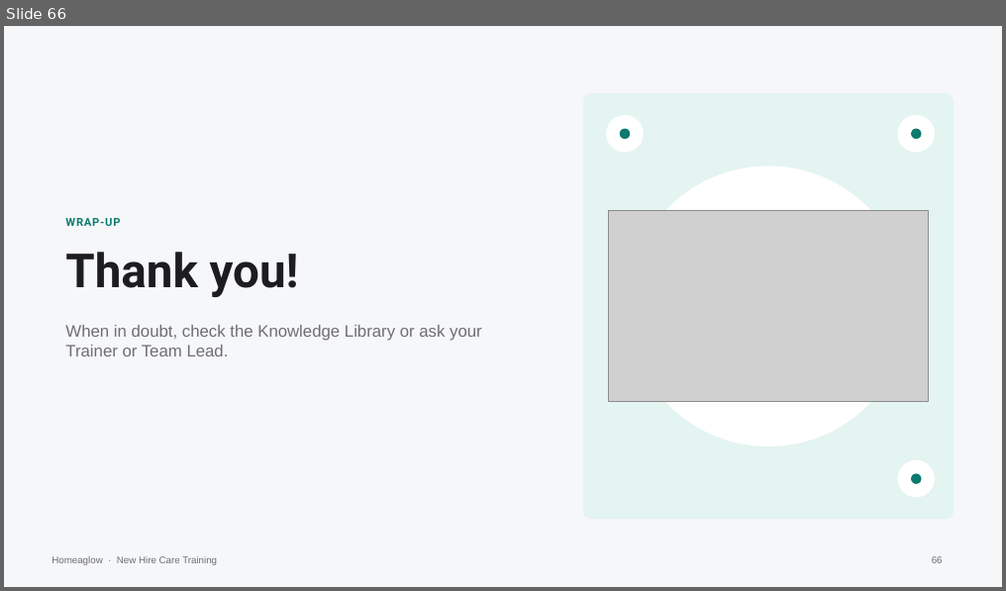
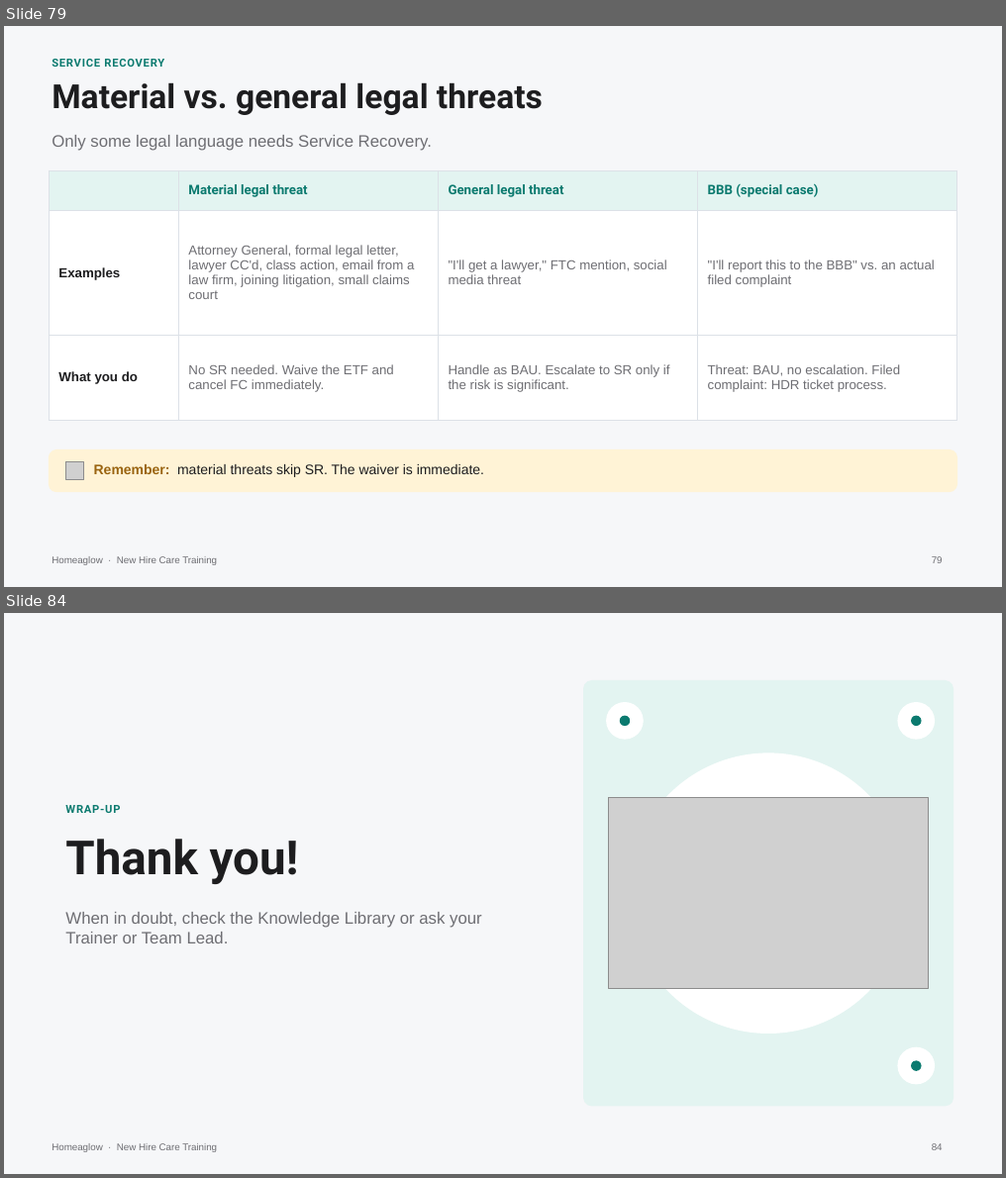
Before and after one commit to anjulimichelle/training, a slide deck: billing-disputes/billing-disputes-cash-payments.pptx. Shown one above the other, each under a label of ours: slide 66 before the commit, slides 79 and 84 after it; the slides between them are not shown. The pictures are 1006x591 and 1006x1178 pixels, drawn with LibreOffice and Linux fonts; fonts in the diff are those of the drawing; grey boxes stand for pictures. Boxes give left, top, right and bottom in pixels: in the first picture for what was removed or moved away, otherwise in the second. Text is boxed around its words. In the diff, an @@ line names an element or a change of style, - is before the commit and + after.

```diff
--- a/billing-disputes/billing-disputes-cash-payments.pptx
+++ b/billing-disputes/billing-disputes-cash-payments.pptx
@@ slide 79 added at (4, 26, 1002, 587), background #F6F7F9; not listed: 1 template element that a slide beside it also shows @@
@@ text added at (52, 59, 164, 67), 8 pt, text #0B7A6F, bold @@
+SERVICE RECOVERY
@@ text added at (52, 82, 543, 115), 24 pt, text #1D1D1F, bold @@
+Material vs. general legal threats
@@ text added at (52, 135, 432, 151), 12 pt, text #6E6E73 @@
+Only some legal language needs Service Recovery.
@@ table added at (49, 171, 957, 396), 3 rows, 4 columns @@
+ | Material legal threat | General legal threat | BBB (special case)
+Examples | Attorney General, formal legal letter, lawyer CC'd, class action, email from a law firm, joining litigation, small claims court | "I'll get a lawyer," FTC mention, social media threat | "I'll report this to the BBB" vs. an actual filed complaint
+What you do | No SR needed. Waive the ETF and cancel FC immediately. | Handle as BAU. Escalate to SR only if the risk is significant. | Threat: BAU, no escalation. Filed complaint: HDR ticket process.
@@ rounded rectangle added at (49, 450, 957, 492), fill #FFF3D6, outline #FFF3D6 0.75 pt @@
@@ picture added at (65, 462, 84, 480) @@
@@ text added at (94, 465, 484, 477), 10 pt, text #1D1D1F @@
+Remember: material threats skip SR. The waiver is immediate.
@@ page number added at (932, 557, 943, 564), 7 pt, text #6E6E73 @@
+79
@@ what was slide 66 is now slide 84 @@
@@ page number at (932, 1144, 943, 1151): text changed @@
-66
+84
```
Also in this commit, not shown: 7 slides changed, 17 other slides added, 2 other files.
